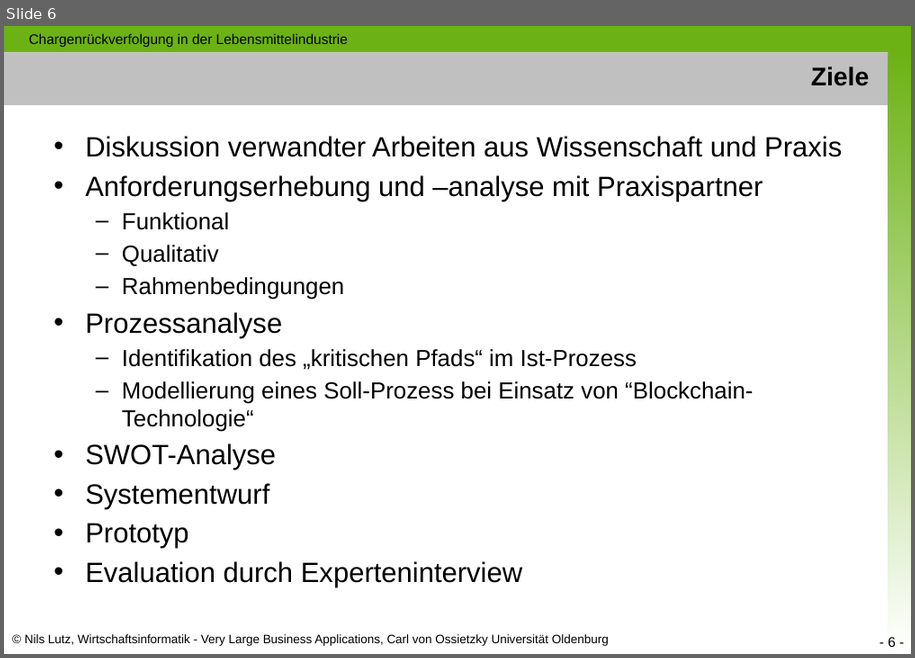
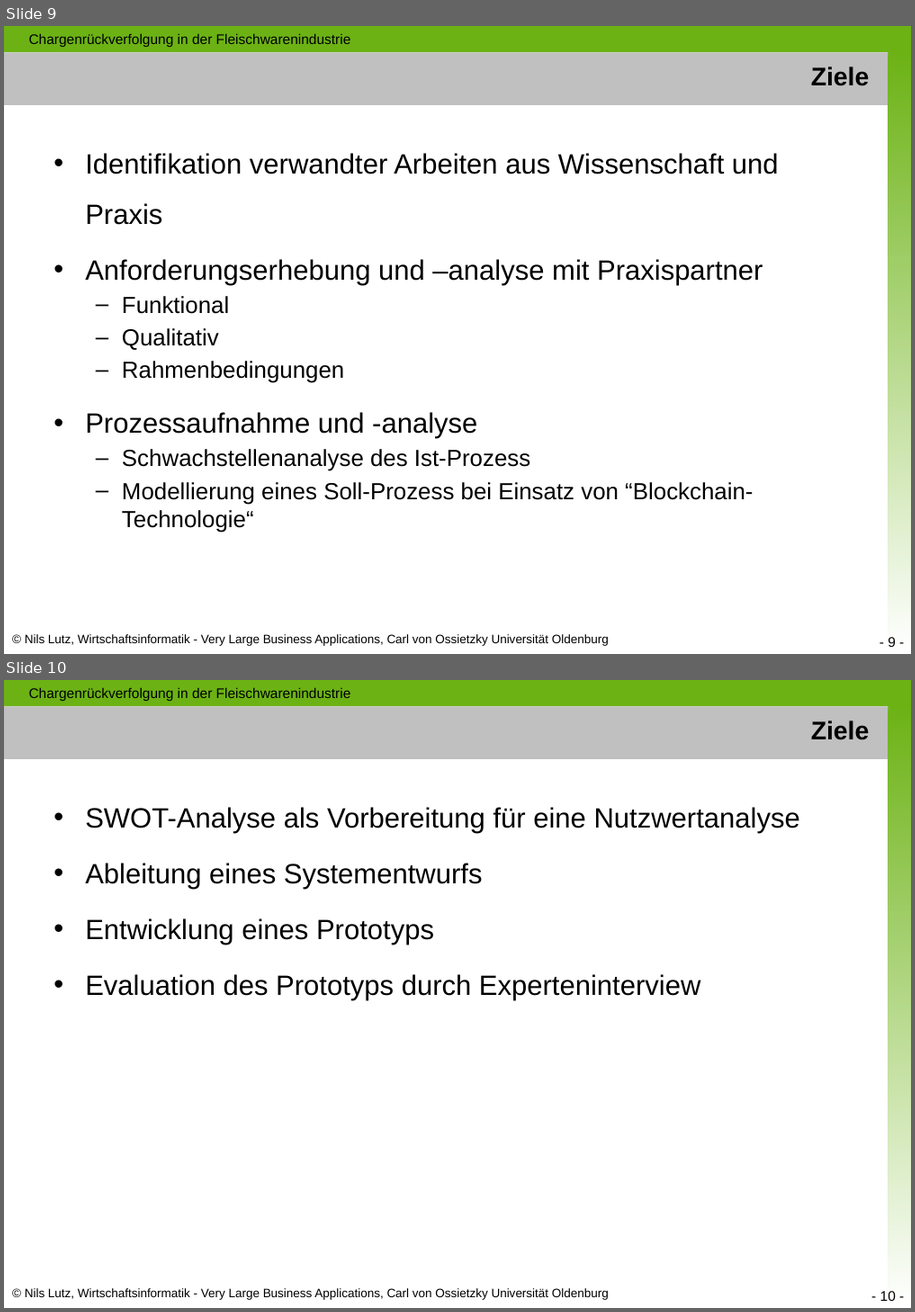
Before and after one commit to nimble-123/masterthesis, a slide deck: presentations/Proposal.pptx. Shown one above the other, each under a label of ours: slide 6 before the commit, slides 9 and 10 after it. The pictures are 915x658 and 915x1312 pixels, drawn with LibreOffice and Linux fonts; fonts in the diff are those of the drawing. Boxes give left, top, right and bottom in pixels: in the first picture for what was removed or moved away, otherwise in the second. Text is boxed around its words. In the diff, an @@ line names an element or a change of style, - is before the commit and + after.

```diff
--- a/presentations/Proposal.pptx
+++ b/presentations/Proposal.pptx
@@ slide 10 added at box(4, 680, 911, 1308), background #FFFFFF; not listed: 5 template elements that a slide beside it also shows @@
@@ text added at box(29, 687, 351, 701), 12 pt, text #000000 @@
+Chargenrückverfolgung in der Fleischwarenindustrie
@@ title added at box(811, 720, 870, 740), 22 pt, text #000000, bold @@
+Ziele
@@ text added at box(85, 807, 800, 1000), 24 pt, text #000000 @@
+• SWOT-Analyse als Vorbereitung für eine Nutzwertanalyse
+• Ableitung eines Systementwurfs
+• Entwicklung eines Prototyps
+• Evaluation des Prototyps durch Experteninterview
@@ what was slide 6 is now slide 9 @@
@@ slide 9 changed as well @@
@@ text at box(29, 33, 351, 47): text changed @@
-Chargenrückverfolgung in der Lebensmittelindustrie
+Chargenrückverfolgung in der Fleischwarenindustrie
@@ text at box(85, 153, 779, 225): text changed @@
-• Diskussion verwandter Arbeiten aus Wissenschaft und Praxis
+• Identifikation verwandter Arbeiten aus Wissenschaft und Praxis
@@ text at box(85, 259, 763, 285): line spacing 1 to 1.5 @@
@@ text at box(85, 412, 530, 472): text changed @@
-• Prozessanalyse
-  – Identifikation des „kritischen Pfads“ im Ist-Prozess
+• Prozessaufnahme und -analyse
+  – Schwachstellenanalyse des Ist-Prozess
@@ text at box(85, 444, 522, 588): paragraphs removed @@
-• SWOT-Analyse
-• Systementwurf
-• Prototyp
-• Evaluation durch Experteninterview
@@ page number at box(888, 637, 896, 647): text changed @@
-- 6 -
+- 9 -
```
Also in this commit, not shown: 7 other slides changed, 4 other slides added.
